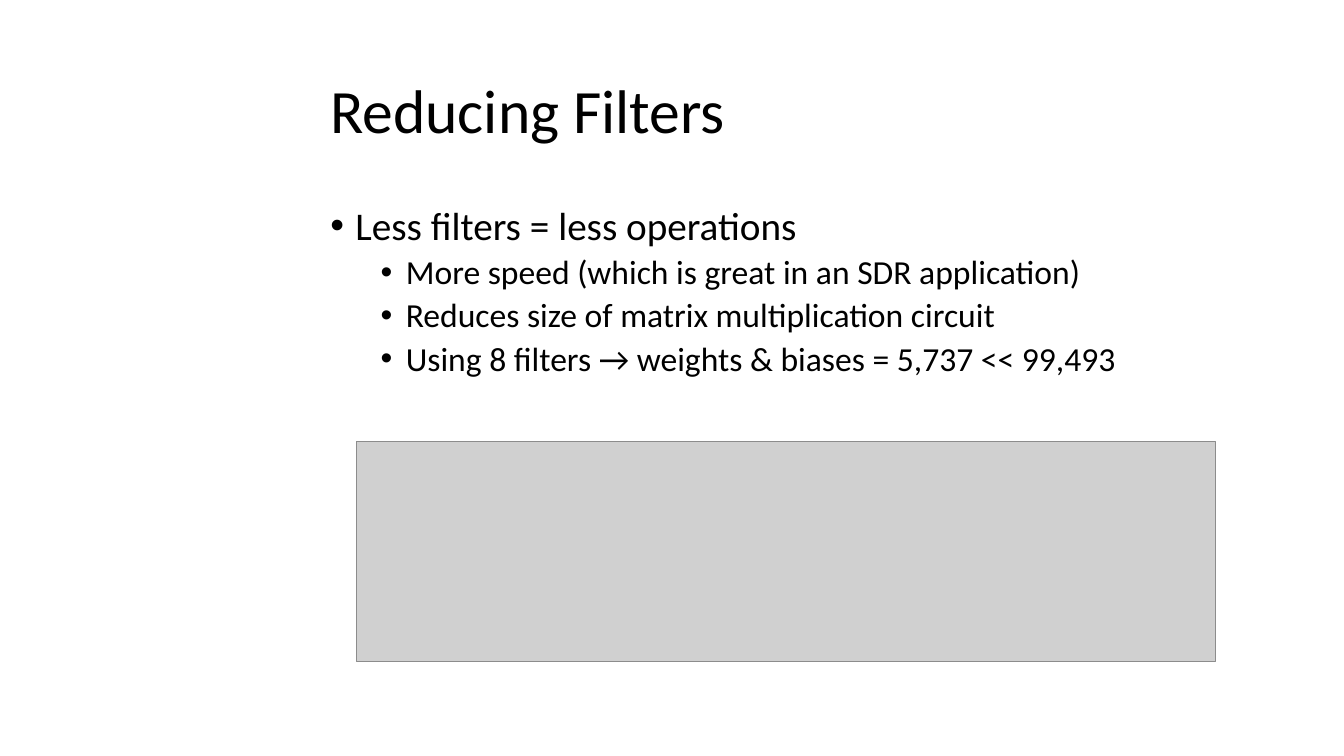
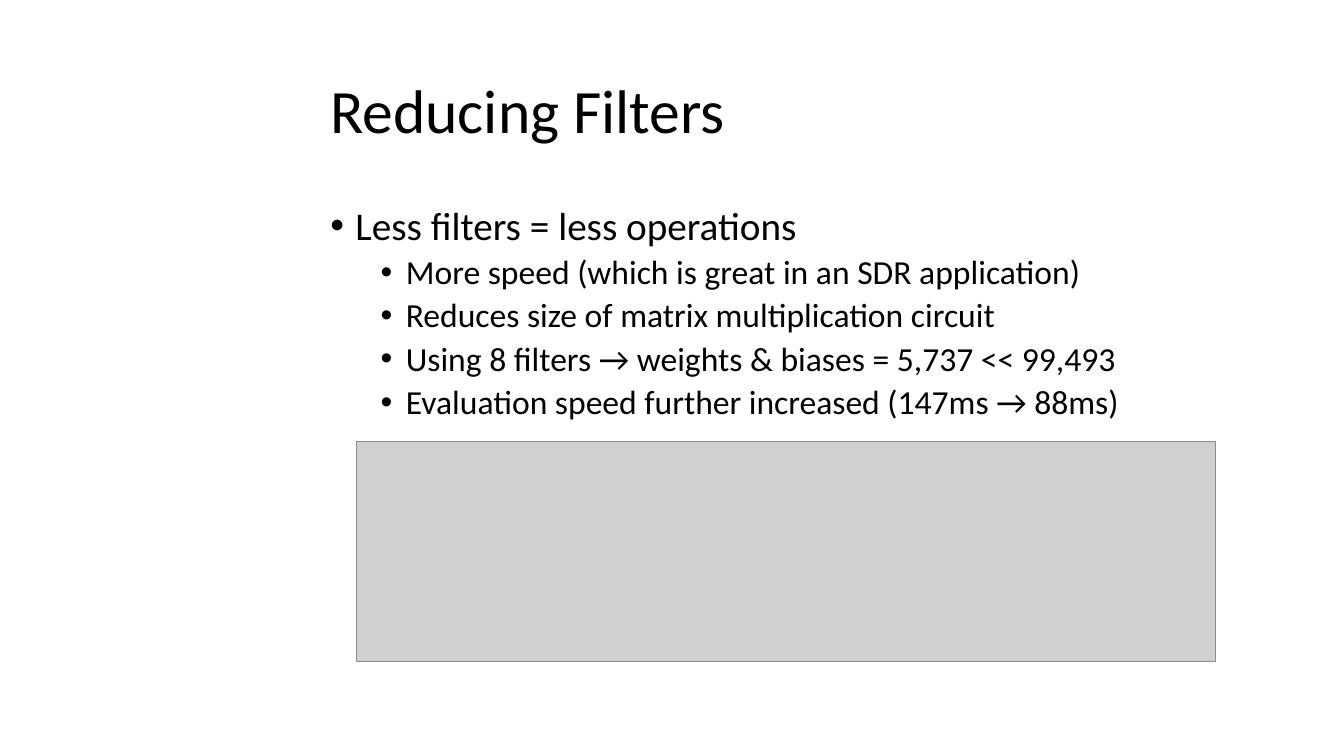
Before and after one commit to mayersjd/HardwareCNN, a slide deck: slide 28 of Presentations/ProjectPresentation_03-10-CB.pptx (slide 22 before the commit). Drawn at 1344x756 pixels with LibreOffice and Linux fonts; fonts in the diff are those of the drawing; grey boxes stand for pictures; background and template pictures are left out. Boxes give left, top, right and bottom in pixels: in the first picture for what was removed or moved away, otherwise in the second. Text is boxed around its words. In the diff, an @@ line names an element or a change of style, - is before the commit and + after.

```diff
--- a/Presentations/ProjectPresentation_03-10-CB.pptx
+++ b/Presentations/ProjectPresentation_03-10-CB.pptx
@@ text at (x1=406, y1=389, x2=1118, y2=420): paragraph added @@
+  • Evaluation speed further increased (147ms → 88ms)
```
Also in this commit, not shown: 8 other slides changed, 7 slides added.
